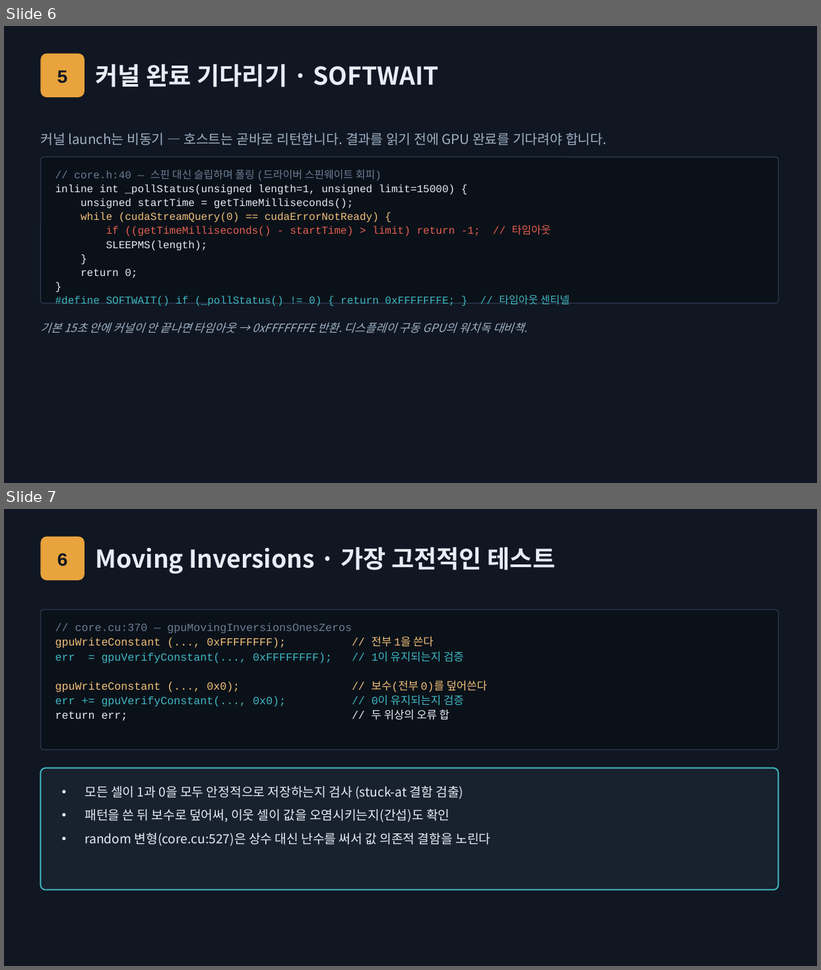
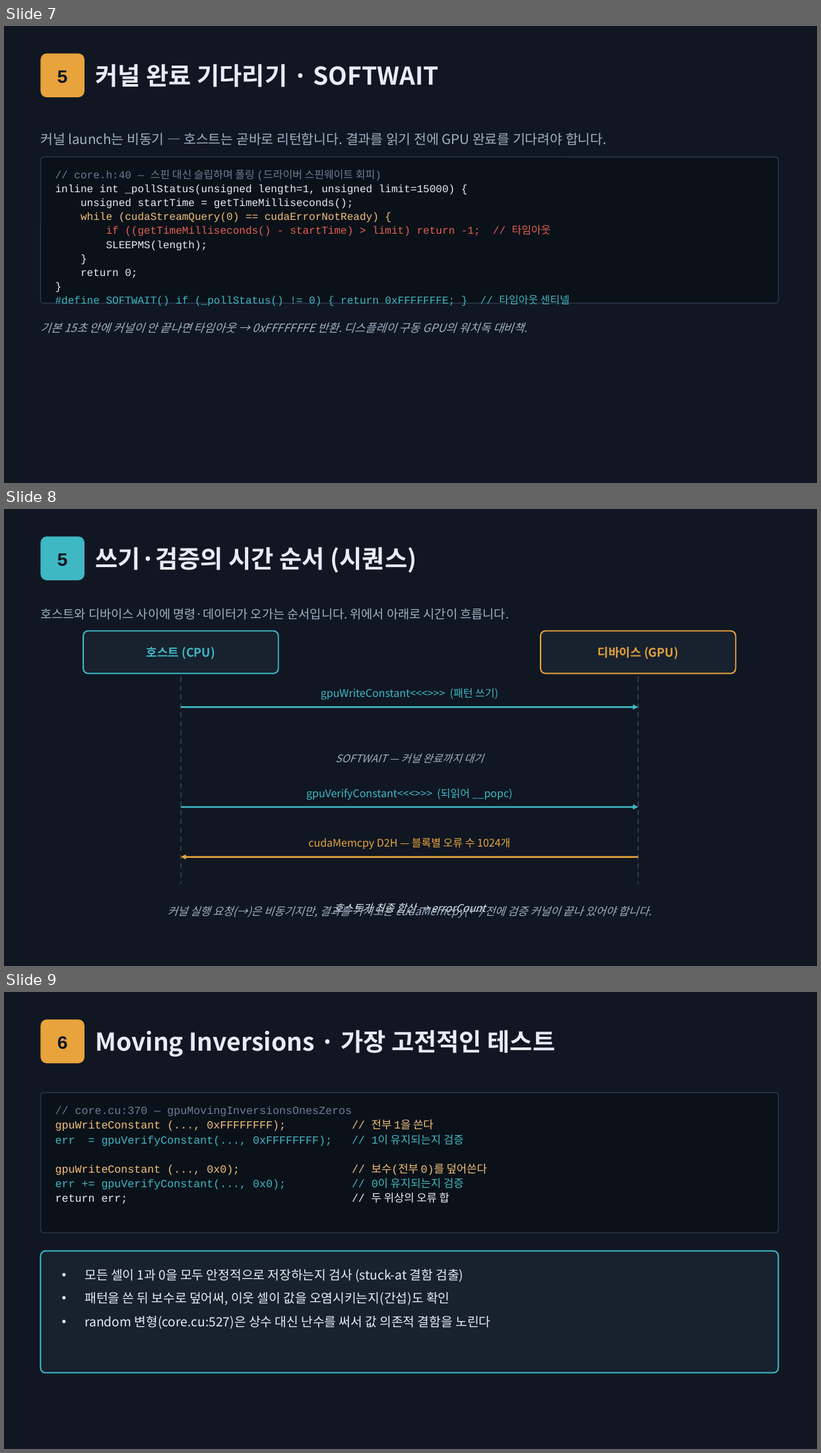
Before and after one commit to chorus96/memtestG80, a slide deck: docs/seminar/slides/세션2_메모리모델과_쓰기검증.pptx. Shown one above the other, each under a label of ours: slides 6 and 7 before the commit, slides 7, 8 and 9 after it. The pictures are 821x970 and 821x1453 pixels, drawn with LibreOffice and Linux fonts; fonts in the diff are those of the drawing. Boxes give left, top, right and bottom in pixels: in the first picture for what was removed or moved away, otherwise in the second. Text is boxed around its words. In the diff, an @@ line names an element or a change of style, - is before the commit and + after.

```diff
--- a/docs/seminar/slides/세션2_메모리모델과_쓰기검증.pptx
+++ b/docs/seminar/slides/세션2_메모리모델과_쓰기검증.pptx
@@ slide 8 added at [4, 509, 817, 966], background #101722 @@
@@ rounded rectangle added at [40, 537, 85, 580], fill #3FB8C4, 22 pt, text #101722, bold @@
+5
@@ text added at [96, 547, 417, 573], 29 pt, text #E7EDF5, bold @@
+쓰기·검증의 시간 순서 (시퀀스)
@@ text added at [40, 608, 509, 620], 14.5 pt, text #9FB0C4 @@
+호스트와 디바이스 사이에 명령·데이터가 오가는 순서입니다. 위에서 아래로 시간이 흐릅니다.
@@ rounded rectangle added at [83, 631, 279, 674], fill #18212E, outline #3FB8C4 1.5 pt @@
@@ text added at [147, 647, 215, 659], 14 pt, text #3FB8C4, bold @@
+호스트 (CPU)
@@ rounded rectangle added at [541, 631, 736, 674], fill #18212E, outline #E8A33D 1.5 pt @@
@@ text added at [598, 647, 679, 659], 14 pt, text #E8A33D, bold @@
+디바이스 (GPU)
@@ line added from (181, 677) to (181, 884), #2C3A4E 1.5 pt dashed @@
@@ line added from (638, 677) to (638, 884), #2C3A4E 1.5 pt dashed @@
@@ text added at [321, 688, 498, 700], 12.5 pt, text #3FB8C4 @@
+gpuWriteConstant<<<>>> (패턴 쓰기)
@@ arrow added from (181, 707) to (638, 707), #3FB8C4 2 pt @@
@@ text added at [335, 754, 483, 763], 12.5 pt, text #9FB0C4, italic @@
+SOFTWAIT — 커널 완료까지 대기
@@ text added at [306, 788, 513, 800], 12.5 pt, text #3FB8C4 @@
+gpuVerifyConstant<<<>>> (되읽어 __popc)
@@ arrow added from (181, 807) to (638, 807), #3FB8C4 2 pt @@
@@ text added at [308, 838, 510, 850], 12.5 pt, text #E8A33D @@
+cudaMemcpy D2H — 블록별 오류 수 1024개
@@ arrow added from (638, 857) to (181, 857), #E8A33D 2 pt @@
@@ text added at [168, 904, 393, 918], 13 pt, text #9FB0C4, italic @@
+커널 실행 요청(→)은 비동기지만, 결과를 가져오는 cudaMemcpy(←) 전에 검증 커널이 끝나 있어야 합니다.
@@ text added at [333, 903, 485, 916], 12.5 pt, text #E7EDF5, italic @@
+호스트가 최종 합산 → errorCount
@@ what was slide 6 is now slide 7 @@
@@ what was slide 7 is now slide 9 @@
```
Also in this commit, not shown: 1 other slide added, 13 other files.
